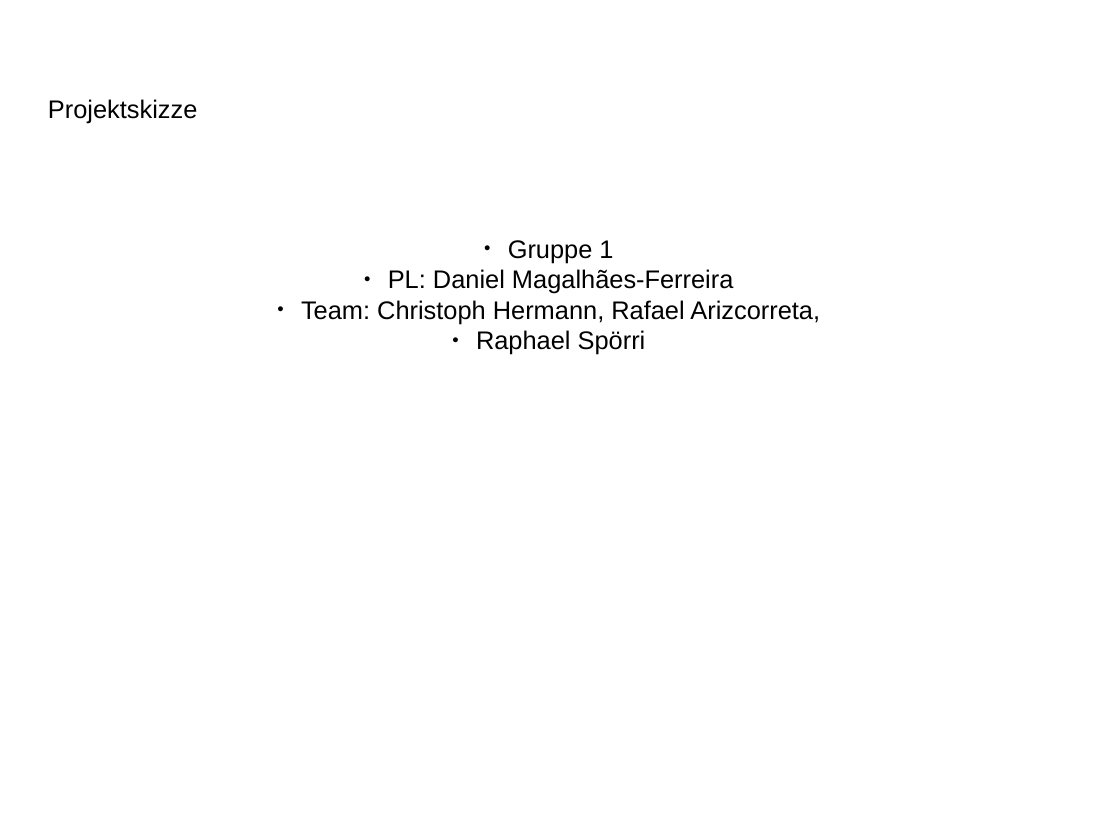
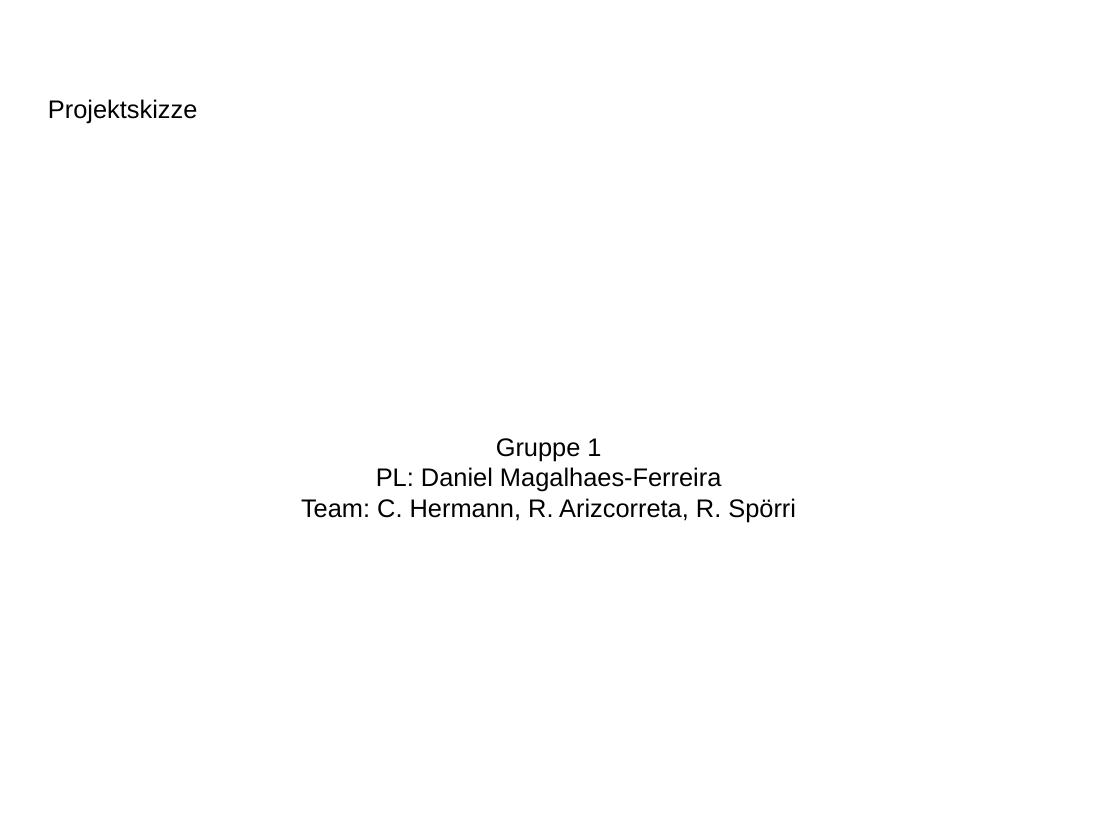
Before and after one commit to stoeffel/SEPS-GRP1, a slide deck: slide 1 of documentation/presentation/Projektskizze.pptx. Drawn at 1120x840 pixels with LibreOffice and Linux fonts; fonts in the diff are those of the drawing; background and template pictures are left out. Boxes give left, top, right and bottom in pixels: in the first picture for what was removed or moved away, otherwise in the second. Text is boxed around its words. In the diff, an @@ line names an element or a change of style, - is before the commit and + after.

```diff
--- a/documentation/presentation/Projektskizze.pptx
+++ b/documentation/presentation/Projektskizze.pptx
@@ text "Gruppe 1" at (301,438,796,522): vertical alignment top to middle @@
@@ text at (496,438,601,461): bullet ● to none @@
@@ text at (301,467,796,522): text changed @@
-● PL: Daniel Magalhães-Ferreira
-● Team: Christoph Hermann, Rafael Arizcorreta,
-  Raphael Spörri
+PL: Daniel Magalhaes-Ferreira
+Team: C. Hermann, R. Arizcorreta, R. Spörri
```
Also in this commit, not shown: 6 other slides changed, 1 slide added, 1 slide removed, 3 other files.
